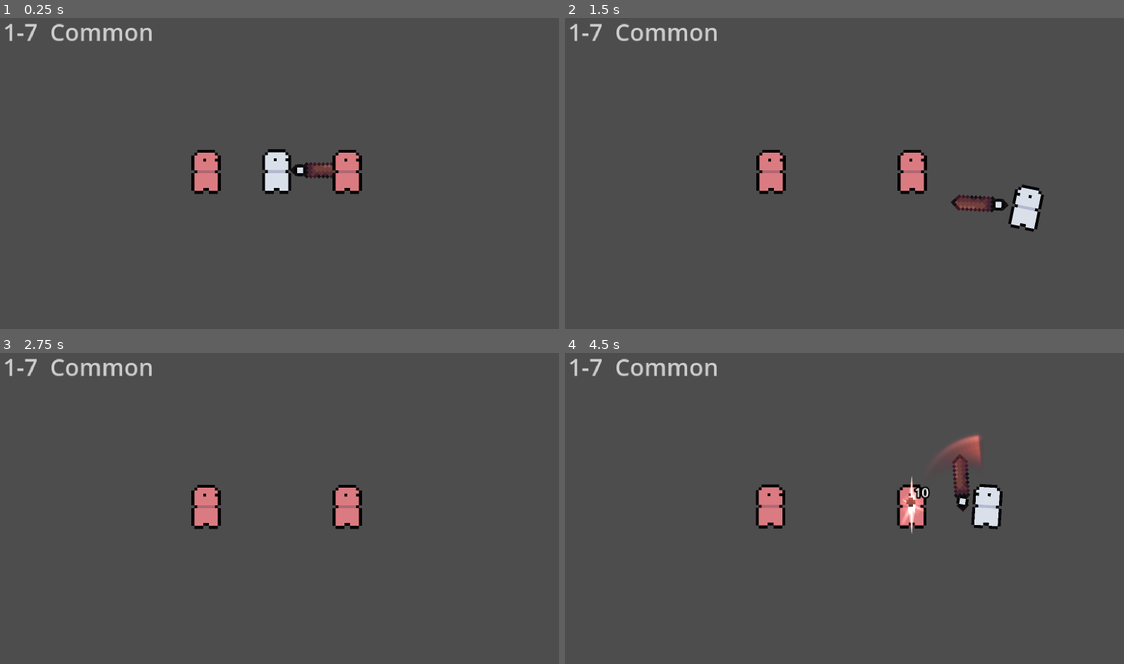
Above: before the commit, frames 1-4 (two rows, left to right).
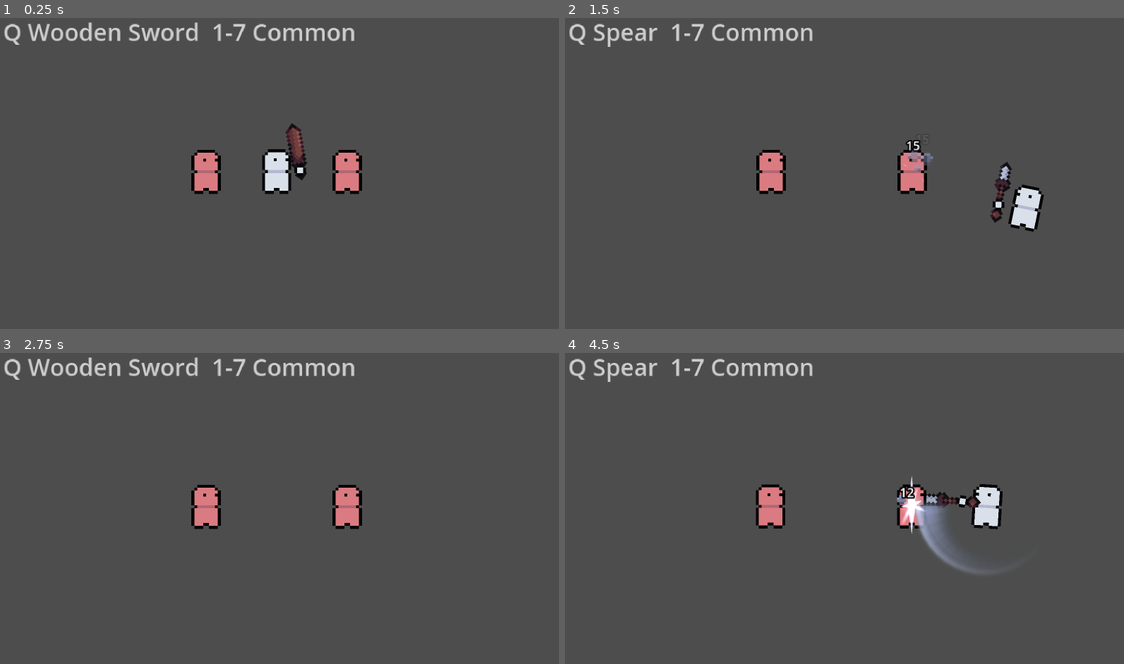
Above: after the commit, the same moments.

Repository: megalodooon/crystal-protectors
Game: Godot game, scene res://test.tscn
The game is run twice, just before and just after one commit, with the same random seed, the same clock (stepped at 60 frames per second) and the same inputs.
Inputs (mouse positions are in pixels of both pictures, inside the frame that each line leads up to):
- Up to frame 1 (0.25 s): no input
- Up to frame 2 (1.5 s): tap Enter at 0.5 s; move the mouse to (967, 154) at 0.52 s; press the mouse at (967, 154) at 0.53 s; hold D (right) 0.53-1.28 s; tap Q at 0.8, 1.35 s; move the mouse to (727, 185) at 1.27 s; release the mouse at (727, 185) at 1.28 s; hold S (down) from 1.28 s (still down)
- Up to frame 3 (2.75 s): click (162, 520) at 1.55 s; move the mouse to (335, 436) at 2.02 s; release S (down) at 2.03 s; press the mouse at (335, 436) at 2.03 s; hold D (right) from 2.03 s (still down); tap Q at 2.3 s
- Up to frame 4 (4.5 s): move the mouse to (810, 567) at 2.77 s; release D (right) at 2.78 s; release the mouse at (810, 567) at 2.78 s; hold W (up) 2.78-3.53 s; tap Q at 2.85, 3.8 s; click (810, 567) at 3.05 s; tap Space at 3.5 s; move the mouse to (1012, 552) at 3.52 s; hold A (left) from 3.53 s (still down); tap 1 at 3.6 s; move the mouse to (671, 458) at 4.27 s; click (671, 458) at 4.35 s

The runs differ from the first frame. In frame 1, 2.0% of the frame differs, in the area x 0-64%, y 1-53%; in frame 2, 2.0%; in frame 3, 1.4%; in frame 4, 3.4%, in the area x 0-76%, y 1-71%.

Commit message:
Add iron sword and spear, weapon hold pose and flip
- Iron sword and spear (360 spin that grows with rarity via raritySizeGrowth)
- Slash colorTexture override (spear uses iron sword gray)
- Weapons mirror on the right side and rest upright when idle
- Smoother rarity size progression, test scene weapon cycling (Q)
- Handout: push finished changes to GitHub

Co-Authored-By: Claude Opus 5 <noreply@anthropic.com>

Diff:
--- a/godot/test.gd
+++ b/godot/test.gd
@@ -2,9 +2,12 @@
 
 
 @export var player : PlayerClass
+@export var weapons : Array[PackedScene]
 @export var rarities : Array[RarityClass]
 
 @onready var rarityLabel : Label = $CanvasLayer/RarityLabel
+
+var weaponIndex : int = 0
 
 #------------------------#
 
@@ -13,6 +16,11 @@
 
 func _unhandled_input(event : InputEvent) -> void:
 	if event is InputEventKey and event.pressed and not event.echo:
+		if event.keycode == KEY_Q and not weapons.is_empty():
+			weaponIndex = (weaponIndex + 1) % weapons.size()
+			player.weaponScene = weapons[weaponIndex]
+			player.equip_weapon(player.weaponScene, player.weapon.rarity)
+			update_label()
 		var index : int = event.keycode - KEY_1
 		if index >= 0 and index < rarities.size():
 			player.equip_weapon(player.weaponScene, rarities[index])
@@ -21,5 +29,6 @@
 func update_label() -> void:
 	if not player.weapon or not player.weapon.rarity:
 		return
-	rarityLabel.text = "1-" + str(rarities.size()) + "  " + player.weapon.rarity.rarityName
+	var weaponName : String = player.weaponScene.resource_path.get_file().get_basename().capitalize()
+	rarityLabel.text = "Q " + weaponName + "  1-" + str(rarities.size()) + " " + player.weapon.rarity.rarityName
 	rarityLabel.modulate = player.weapon.rarity.color
--- a/godot/test.tscn
+++ b/godot/test.tscn
@@ -14,6 +14,8 @@
 [ext_resource type="Script" uid="uid://iyol7ynmkhca" path="res://components/hurtbox/hurtbox_component.gd" id="12_hurtbox"]
 [ext_resource type="Texture2D" uid="uid://da3o6uce0fi14" path="res://player/base/player_placeholder.png" id="13_placeholder"]
 [ext_resource type="Script" path="res://weapons/rarities/rarity.gd" id="14_rarity"]
+[ext_resource type="PackedScene" path="res://weapons/melee/slashing/iron_sword.tscn" id="15_iron_sword"]
+[ext_resource type="PackedScene" path="res://weapons/melee/slashing/spear.tscn" id="16_spear"]
 
 [sub_resource type="CircleShape2D" id="CircleShape2D_dummy"]
 radius = 6.0
@@ -21,6 +23,7 @@
 [node name="Test" type="Node2D" node_paths=PackedStringArray("player")]
 script = ExtResource("1_test")
 player = NodePath("Player")
+weapons = Array[PackedScene]([ExtResource("3_sword"), ExtResource("15_iron_sword"), ExtResource("16_spear")])
 rarities = Array[ExtResource("14_rarity")]([ExtResource("4_common"), ExtResource("5_uncommon"), ExtResource("6_rare"), ExtResource("7_epic"), ExtResource("8_legendary"), ExtResource("9_mythic"), ExtResource("10_artifact")])
 
 [node name="Camera2D" type="Camera2D" parent="."]
@@ -76,6 +79,6 @@
 [node name="RarityLabel" type="Label" parent="CanvasLayer"]
 offset_left = 3.0
 offset_top = 1.0
-offset_right = 120.0
+offset_right = 190.0
 offset_bottom = 12.0
 theme_override_font_sizes/font_size = 8
--- a/godot/vfx/hit_spark/hit_spark.tscn
+++ b/godot/vfx/hit_spark/hit_spark.tscn
@@ -115,8 +115,8 @@
 explosiveness = 0.9
 randomness = 0.5
 local_coords = false
-emission_shape = 1
-emission_sphere_radius = 3.0
+emission_shape = 2
+emission_sphere_radius = 8.0
 spread = 180.0
 gravity = Vector2(0, 0)
 initial_velocity_min = 2.0
--- a/godot/weapons/attacks/slash/slash_attack.gd
+++ b/godot/weapons/attacks/slash/slash_attack.gd
@@ -7,6 +7,8 @@
 @export var radius : float = 17.0
 @export var size : float = 14.0
 @export_range(10.0, 360.0, 1.0, "suffix:°") var curve : float = 160.0
+@export var raritySizeGrowth : float = 1.0
+@export var colorTexture : Texture2D
 @export var styleOverride : SlashStyleClass
 
 static var colorCache : Dictionary = {}
@@ -19,31 +21,38 @@
 func perform() -> void:
 	var style : SlashStyleClass = get_style()
 	var totalCurve : float = minf(curve + style.curveBonus, 360.0)
+	var sizeMultiplier : float = 1.0 + (style.sizeMultiplier - 1.0) * raritySizeGrowth
+	var centerAngle : float = 0.0
+	if totalCurve >= 360.0:
+		centerAngle = PI
 	var slash : SlashClass = SLASH_SCENE.instantiate()
 	slash.attack = self
 	slash.style = style
 	slash.colors = get_blade_colors()
-	slash.radius = radius * style.sizeMultiplier
-	slash.size = size * style.sizeMultiplier
+	slash.radius = radius * sizeMultiplier
+	slash.size = size * sizeMultiplier
 	slash.curve = totalCurve
 	slash.swingDirection = swingDirection
-	slash.rotation = global_rotation
+	slash.rotation = global_rotation + centerAngle
 	if weapon.wielder:
 		weapon.wielder.add_child(slash)
 	else:
 		slash.position = global_position
 		get_tree().current_scene.add_child(slash)
-	swing_weapon(style.duration * 0.7, totalCurve)
+	swing_weapon(style.duration * 0.7, totalCurve, centerAngle)
 	swingDirection *= -1.0
 
-func swing_weapon(duration : float, totalCurve : float) -> void:
+func swing_weapon(duration : float, totalCurve : float, centerAngle : float) -> void:
 	if swingTween:
 		swingTween.kill()
 	var halfCurve : float = deg_to_rad(totalCurve) / 2.0 * swingDirection
-	weapon.visuals.rotation = -halfCurve
+	var endRotation : float = (centerAngle + halfCurve) * weapon.scale.y
+	weapon.isSwinging = true
+	weapon.visuals.rotation = (centerAngle - halfCurve) * weapon.scale.y
 	swingTween = create_tween()
-	swingTween.tween_property(weapon.visuals, "rotation", halfCurve, duration).set_trans(Tween.TRANS_CUBIC).set_ease(Tween.EASE_OUT)
-	swingTween.tween_property(weapon.visuals, "rotation", 0.0, 0.2).set_trans(Tween.TRANS_SINE).set_ease(Tween.EASE_IN_OUT)
+	swingTween.tween_property(weapon.visuals, "rotation", endRotation, duration).set_trans(Tween.TRANS_CUBIC).set_ease(Tween.EASE_OUT)
+	swingTween.tween_property(weapon.visuals, "rotation", weapon.get_hold_rotation(), 0.2).from(wrapf(endRotation, -PI, PI)).set_trans(Tween.TRANS_SINE).set_ease(Tween.EASE_IN_OUT)
+	swingTween.tween_callback(func() -> void: weapon.isSwinging = false)
 
 func get_style() -> SlashStyleClass:
 	if styleOverride:
@@ -53,12 +62,17 @@
 	return SlashStyleClass.new()
 
 func get_blade_colors() -> Array[Color]:
-	for child in weapon.visuals.get_children():
-		if child is Sprite2D and child.texture:
-			if not colorCache.has(child.texture):
-				colorCache[child.texture] = extract_colors(child.texture)
-			return colorCache[child.texture]
-	return [Color.WHITE, Color.WHITE, Color.WHITE]
+	var texture : Texture2D = colorTexture
+	if not texture:
+		for child in weapon.visuals.get_children():
+			if child is Sprite2D and child.texture:
+				texture = child.texture
+				break
+	if not texture:
+		return [Color.WHITE, Color.WHITE, Color.WHITE]
+	if not colorCache.has(texture):
+		colorCache[texture] = extract_colors(texture)
+	return colorCache[texture]
 
 func extract_colors(texture : Texture2D) -> Array[Color]:
 	var image : Image = texture.get_image()
--- a/godot/weapons/base/weapon.gd
+++ b/godot/weapons/base/weapon.gd
@@ -9,11 +9,14 @@
 @export_range(0.0, 1.0) var critChance : float = 0.1
 @export var critMultiplier : float = 2.0
 @export var effects : Array[WeaponEffectClass]
+@export_range(-180.0, 180.0, 1.0, "suffix:°") var holdAngle : float = -100.0
+@export var holdSpeed : float = 20.0
 
 @onready var visuals : Node2D = $Visuals
 
 var wielder : Node2D
 var canAttack : bool = true
+var isSwinging : bool = false
 var activeEffects : Array[WeaponEffectClass]
 
 #------------------------#
@@ -27,6 +30,25 @@
 	if rarity:
 		for effect in rarity.effects:
 			activeEffects.append(effect.duplicate())
+	update_flip()
+	visuals.rotation = get_hold_rotation()
+
+func _process(delta : float) -> void:
+	update_flip()
+	if not isSwinging:
+		visuals.rotation = lerp_angle(visuals.rotation, get_hold_rotation(), minf(holdSpeed * delta, 1.0))
+
+func update_flip() -> void:
+	if Vector2.from_angle(global_rotation).x > 0.0:
+		scale.y = -1.0
+	else:
+		scale.y = 1.0
+
+func get_hold_rotation() -> float:
+	var angle : float = deg_to_rad(holdAngle)
+	if scale.y > 0.0:
+		angle = PI - angle
+	return wrapf((angle - global_rotation) * scale.y, -PI, PI)
 
 func attack() -> void:
 	if not canAttack:
--- /dev/null
+++ b/godot/weapons/melee/slashing/iron_sword.tscn
@@ -0,0 +1,24 @@
+[gd_scene format=3]
+
+[ext_resource type="Script" uid="uid://cv61vsoiwy4po" path="res://weapons/base/weapon.gd" id="1_weapon"]
+[ext_resource type="Resource" path="res://weapons/rarities/common.tres" id="2_common"]
+[ext_resource type="Texture2D" uid="uid://xtjrrk550blq" path="res://weapons/melee/slashing/iron_sword.png" id="3_sprite"]
+[ext_resource type="Script" path="res://weapons/attacks/slash/slash_attack.gd" id="4_slash"]
+[ext_resource type="Resource" path="res://damage/types/physical.tres" id="5_physical"]
+
+[node name="IronSword" type="Node2D"]
+script = ExtResource("1_weapon")
+rarity = ExtResource("2_common")
+damage = 15.0
+attackCooldown = 0.4
+damageType = ExtResource("5_physical")
+
+[node name="Visuals" type="Node2D" parent="."]
+
+[node name="Sprite2D" type="Sprite2D" parent="Visuals"]
+position = Vector2(6.4, 0)
+rotation = 0.7853982
+texture = ExtResource("3_sprite")
+
+[node name="SlashAttack" type="Node2D" parent="."]
+script = ExtResource("4_slash")
--- /dev/null
+++ b/godot/weapons/melee/slashing/spear.tscn
@@ -0,0 +1,28 @@
+[gd_scene format=3]
+
+[ext_resource type="Script" uid="uid://cv61vsoiwy4po" path="res://weapons/base/weapon.gd" id="1_weapon"]
+[ext_resource type="Resource" path="res://weapons/rarities/common.tres" id="2_common"]
+[ext_resource type="Texture2D" uid="uid://b506j0f3n83qd" path="res://weapons/melee/slashing/spear.png" id="3_sprite"]
+[ext_resource type="Script" path="res://weapons/attacks/slash/slash_attack.gd" id="4_slash"]
+[ext_resource type="Resource" path="res://damage/types/physical.tres" id="5_physical"]
+[ext_resource type="Texture2D" uid="uid://xtjrrk550blq" path="res://weapons/melee/slashing/iron_sword.png" id="6_color"]
+
+[node name="Spear" type="Node2D"]
+script = ExtResource("1_weapon")
+rarity = ExtResource("2_common")
+damage = 12.0
+attackCooldown = 0.6
+damageType = ExtResource("5_physical")
+
+[node name="Visuals" type="Node2D" parent="."]
+
+[node name="Sprite2D" type="Sprite2D" parent="Visuals"]
+position = Vector2(5, 0)
+rotation = 0.7853982
+texture = ExtResource("3_sprite")
+
+[node name="SlashAttack" type="Node2D" parent="."]
+script = ExtResource("4_slash")
+curve = 360.0
+raritySizeGrowth = 2.5
+colorTexture = ExtResource("6_color")
--- a/godot/weapons/rarities/epic.tres
+++ b/godot/weapons/rarities/epic.tres
@@ -6,7 +6,7 @@
 [sub_resource type="Resource" id="Resource_slashstyle"]
 script = ExtResource("2_slashstyle")
 duration = 0.24
-sizeMultiplier = 1.1
+sizeMultiplier = 1.15
 curveBonus = 10.0
 trail = 0.62
 glow = 0.6
--- a/godot/weapons/rarities/rare.tres
+++ b/godot/weapons/rarities/rare.tres
@@ -6,7 +6,7 @@
 [sub_resource type="Resource" id="Resource_slashstyle"]
 script = ExtResource("2_slashstyle")
 duration = 0.23
-sizeMultiplier = 1.05
+sizeMultiplier = 1.1
 curveBonus = 0.0
 trail = 0.55
 glow = 0.45
--- a/godot/weapons/rarities/uncommon.tres
+++ b/godot/weapons/rarities/uncommon.tres
@@ -6,7 +6,7 @@
 [sub_resource type="Resource" id="Resource_slashstyle"]
 script = ExtResource("2_slashstyle")
 duration = 0.22
-sizeMultiplier = 1.0
+sizeMultiplier = 1.05
 curveBonus = 0.0
 trail = 0.5
 glow = 0.25
Binary file added: godot/weapons/melee/slashing/spear.png
Not shown, added: godot/weapons/melee/slashing/spear.png.import
Binary file changed: godot/weapons/melee/slashing/wooden_sword.png
Not shown, changed: HANDOUT.txt
